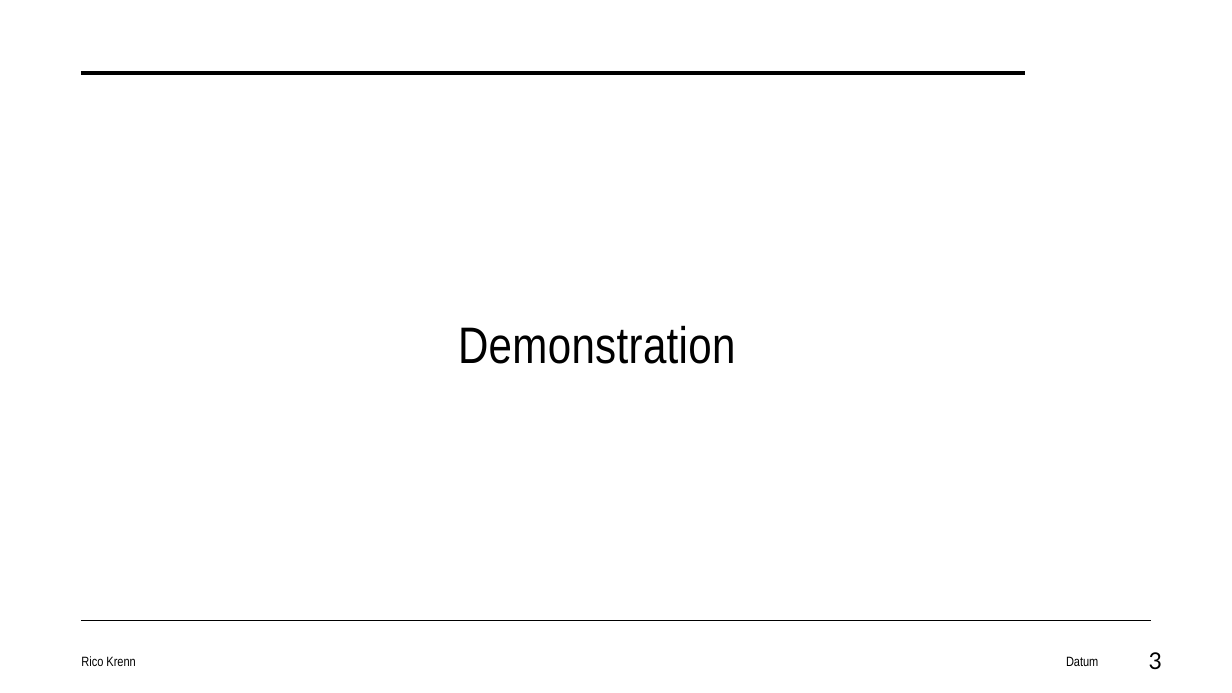
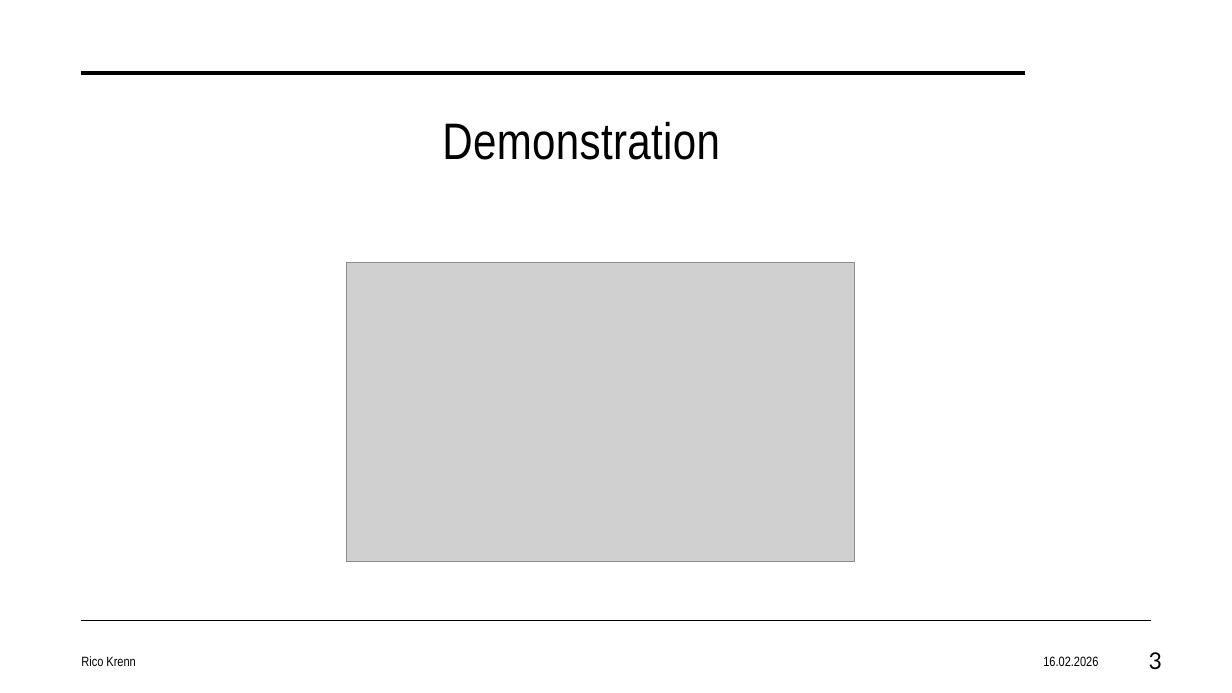
Before and after one commit to rico-coder/Lernprojekt-GitHub, a slide deck: slide 3 of doc/Projektpräsentation_Sportferien.pptx. Drawn at 1232x693 pixels with LibreOffice and Linux fonts; fonts in the diff are those of the drawing; grey boxes stand for pictures; background and template pictures are left out. Boxes give left, top, right and bottom in pixels: in the first picture for what was removed or moved away, otherwise in the second. Text is boxed around its words. In the diff, an @@ line names an element or a change of style, - is before the commit and + after.

```diff
--- a/doc/Projektpräsentation_Sportferien.pptx
+++ b/doc/Projektpräsentation_Sportferien.pptx
@@ title "Demonstration" moved from (x1=458, y1=325, x2=736, y2=364) to (x1=442, y1=121, x2=720, y2=160) @@
@@ picture added at (x1=347, y1=263, x2=855, y2=562) @@
@@ text at (x1=1043, y1=656, x2=1098, y2=666): text changed @@
-Datum
+16.02.2026
```
Also in this commit, not shown: 4 other slides changed, 4 other files.
